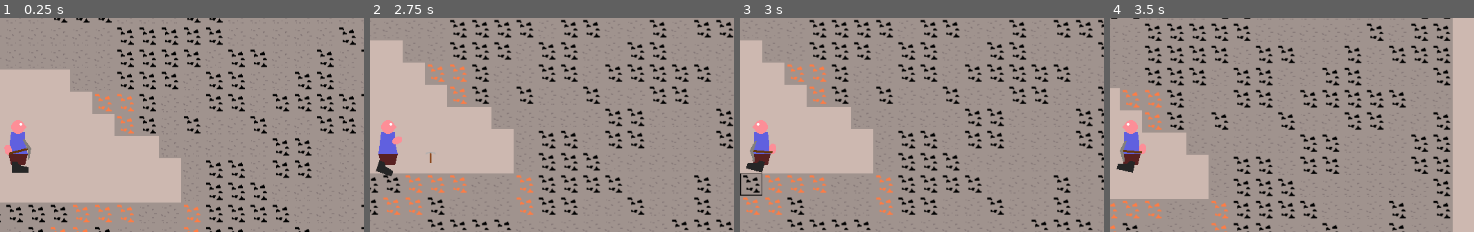
Above: before the commit, frames 1-4 (left to right).
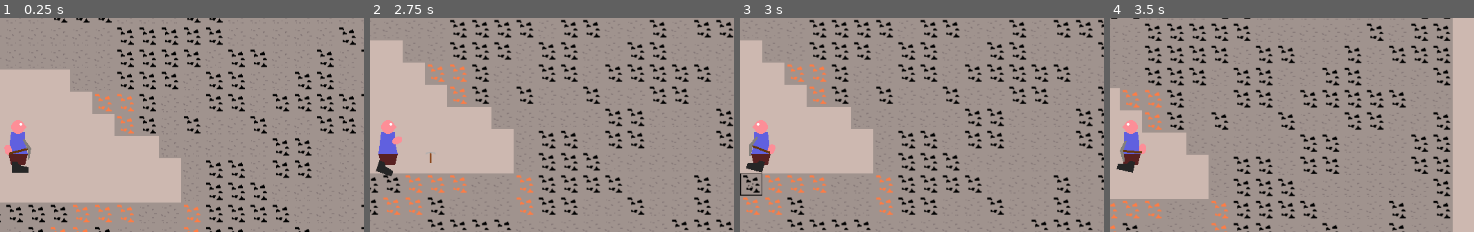
Above: after the commit, the same moments.

Repository: Griiimon/2D-Mining-Sandbox
Game: Godot game, scene res://scenes/test_game.tscn
Same seed, same stepped clock (60 frames per second), same inputs: the game is played once before the commit and once after it.
Inputs (mouse positions are % of the whole screen's width and height, from its top left):
- Up to frame 1 (0.25 s): no input
- Up to frame 2 (2.75 s): move the mouse to (69, 42) at 0.52 s; hold D (right) 0.53-2.03 s; tap X (drop_item) at 0.6 s; click (69, 42) at 0.67 s; tap Up (jump) at 0.77, 1.52 s; move the mouse to (23, 53) at 1.27 s; tap F (interact) at 1.35 s; move the mouse to (56, 24) at 2.02 s; hold A (left) from 2.03 s (still down); tap E (next_hotbar_item) at 2.1 s
- Up to frame 3 (3 s): move the mouse to (40, 69) at 2.77 s; release A (left) at 2.78 s; hold D (right) from 2.78 s (still down); tap Q (previous_hotbar_item) at 2.85 s; click (40, 69) at 2.92 s
- Up to frame 4 (3.5 s): keep holding D (right); tap Up (jump) at 3.02 s
The pictures show only the part of the screen within x 42-92%, y 17-67%; the shares and areas given below are measured in that part.

Frames 1-2 are identical in both runs. In frame 3, 0.3% of the frame differs, in the area x 2-10%, y 55-80%; in frame 4, nothing differs.
Error before the commit: Assertion failed. (res://scripts/autoloads/data_manager.gd:28)

Commit message:
fixed broken resources

Diff:
--- a/resources/blocks/coal.tres
+++ /dev/null
@@ -1,16 +0,0 @@
-[gd_resource type="Resource" script_class="Block" load_steps=5 format=3 uid="uid://bkhtok35reseh"]
-
-[ext_resource type="Resource" uid="uid://nf0hhc0e33eu" path="res://resources/items/coal.tres" id="1_ef0kh"]
-[ext_resource type="Script" path="res://scripts/resources/block.gd" id="2_cced1"]
-[ext_resource type="Resource" uid="uid://sq7bx4hrpblf" path="res://resources/tags/ore_blocks.tres" id="3_gy7hy"]
-[ext_resource type="Texture2D" uid="uid://cscruo81ch07t" path="res://textures/blocks/coal.png" id="3_m6rw7"]
-
-[resource]
-script = ExtResource("2_cced1")
-name = "coal"
-texture = ExtResource("3_m6rw7")
-drop = ExtResource("1_ef0kh")
-hardness = 1.5
-has_collision = true
-tags = Array[Resource("res://scripts/tag.gd")]([ExtResource("3_gy7hy")])
-particle_color = Color(0.0588235, 0.0588235, 0.0588235, 1)
--- /dev/null
+++ b/resources/blocks/coal_block.tres
@@ -0,0 +1,16 @@
+[gd_resource type="Resource" script_class="Block" load_steps=5 format=3 uid="uid://d12w8mbqpsyov"]
+
+[ext_resource type="Resource" uid="uid://dvmim47wemg41" path="res://resources/items/coal_ore.tres" id="1_bwrjo"]
+[ext_resource type="Script" path="res://scripts/resources/block.gd" id="2_u4sw1"]
+[ext_resource type="Resource" uid="uid://sq7bx4hrpblf" path="res://resources/tags/ore_blocks.tres" id="3_xt5gp"]
+[ext_resource type="Texture2D" uid="uid://cscruo81ch07t" path="res://textures/blocks/coal.png" id="4_5554y"]
+
+[resource]
+script = ExtResource("2_u4sw1")
+name = "coal"
+texture = ExtResource("4_5554y")
+drop = ExtResource("1_bwrjo")
+hardness = 1.0
+has_collision = true
+tags = Array[Resource("res://scripts/resources/tag.gd")]([ExtResource("3_xt5gp")])
+particle_color = Color(0, 0, 0, 1)
--- a/resources/blocks/iron.tres
+++ /dev/null
@@ -1,16 +0,0 @@
-[gd_resource type="Resource" script_class="Block" load_steps=5 format=3 uid="uid://7sbry1ffu8a3"]
-
-[ext_resource type="Resource" uid="uid://btas3fdf5k1ee" path="res://resources/items/iron.tres" id="1_in4tr"]
-[ext_resource type="Script" path="res://scripts/resources/block.gd" id="2_nuwle"]
-[ext_resource type="Texture2D" uid="uid://fqjuupebpt0x" path="res://textures/blocks/iron.png" id="3_5p7tp"]
-[ext_resource type="Resource" uid="uid://sq7bx4hrpblf" path="res://resources/tags/ore_blocks.tres" id="3_07g7r"]
-
-[resource]
-script = ExtResource("2_nuwle")
-name = "iron"
-texture = ExtResource("3_5p7tp")
-drop = ExtResource("1_in4tr")
-hardness = 2.0
-has_collision = true
-tags = Array[Resource("res://scripts/tag.gd")]([ExtResource("3_07g7r")])
-particle_color = Color(0.717647, 0.419608, 0.301961, 1)
--- /dev/null
+++ b/resources/blocks/iron_block.tres
@@ -0,0 +1,16 @@
+[gd_resource type="Resource" script_class="Block" load_steps=5 format=3 uid="uid://obgjml6tlfcn"]
+
+[ext_resource type="Resource" uid="uid://dxr48tuivsyc2" path="res://resources/items/iron_ore.tres" id="1_4enba"]
+[ext_resource type="Script" path="res://scripts/resources/block.gd" id="2_62qvc"]
+[ext_resource type="Resource" uid="uid://sq7bx4hrpblf" path="res://resources/tags/ore_blocks.tres" id="3_8ggku"]
+[ext_resource type="Texture2D" uid="uid://fqjuupebpt0x" path="res://textures/blocks/iron.png" id="4_2qug3"]
+
+[resource]
+script = ExtResource("2_62qvc")
+name = "iron"
+texture = ExtResource("4_2qug3")
+drop = ExtResource("1_4enba")
+hardness = 1.5
+has_collision = true
+tags = Array[Resource("res://scripts/resources/tag.gd")]([ExtResource("3_8ggku")])
+particle_color = Color(0, 0, 0, 1)
--- a/resources/blocks/stone.tres
+++ /dev/null
@@ -1,15 +0,0 @@
-[gd_resource type="Resource" script_class="Block" load_steps=4 format=3 uid="uid://cnvsg8n2bvoii"]
-
-[ext_resource type="Script" path="res://scripts/resources/block.gd" id="1_2kmga"]
-[ext_resource type="Resource" uid="uid://de0gco3gyqye8" path="res://resources/items/stone.tres" id="1_yea73"]
-[ext_resource type="Texture2D" uid="uid://dc3wjicuyfidk" path="res://textures/blocks/stone.png" id="3_dle50"]
-
-[resource]
-script = ExtResource("1_2kmga")
-name = "stone"
-texture = ExtResource("3_dle50")
-drop = ExtResource("1_yea73")
-hardness = 1.0
-has_collision = true
-tags = Array[Resource("res://scripts/tag.gd")]([])
-particle_color = Color(0.337255, 0.337255, 0.337255, 1)
--- /dev/null
+++ b/resources/blocks/stone_block.tres
@@ -0,0 +1,15 @@
+[gd_resource type="Resource" script_class="Block" load_steps=4 format=3 uid="uid://bv3qfie2av8dh"]
+
+[ext_resource type="Resource" uid="uid://jkfdi3kaaiof" path="res://resources/items/stone.tres" id="1_4h8do"]
+[ext_resource type="Script" path="res://scripts/resources/block.gd" id="2_owwp6"]
+[ext_resource type="Texture2D" uid="uid://dc3wjicuyfidk" path="res://textures/blocks/stone.png" id="3_b4p7d"]
+
+[resource]
+script = ExtResource("2_owwp6")
+name = "stone"
+texture = ExtResource("3_b4p7d")
+drop = ExtResource("1_4h8do")
+hardness = 0.5
+has_collision = true
+tags = Array[Resource("res://scripts/resources/tag.gd")]([])
+particle_color = Color(0, 0, 0, 1)
--- a/resources/items/coal.tres
+++ /dev/null
@@ -1,13 +0,0 @@
-[gd_resource type="Resource" script_class="Item" load_steps=4 format=3 uid="uid://nf0hhc0e33eu"]
-
-[ext_resource type="Script" path="res://scripts/resources/item.gd" id="1_7s7pk"]
-[ext_resource type="Resource" uid="uid://f3gfebet4jby" path="res://resources/tags/ores.tres" id="2_6lwuu"]
-[ext_resource type="Texture2D" uid="uid://7vys5sdr1ckv" path="res://textures/items/coal.png" id="2_25ptf"]
-
-[resource]
-script = ExtResource("1_7s7pk")
-name = "coal"
-texture = ExtResource("2_25ptf")
-can_stack = true
-tags = Array[Resource("res://scripts/tag.gd")]([ExtResource("2_6lwuu")])
-fuel_value = 5.0
--- /dev/null
+++ b/resources/items/coal_ore.tres
@@ -0,0 +1,13 @@
+[gd_resource type="Resource" script_class="Item" load_steps=4 format=3 uid="uid://dvmim47wemg41"]
+
+[ext_resource type="Script" path="res://scripts/resources/item.gd" id="1_x0nph"]
+[ext_resource type="Resource" uid="uid://f3gfebet4jby" path="res://resources/tags/ores.tres" id="2_pvgap"]
+[ext_resource type="Texture2D" uid="uid://7vys5sdr1ckv" path="res://textures/items/coal.png" id="3_xlmvy"]
+
+[resource]
+script = ExtResource("1_x0nph")
+name = "coal"
+texture = ExtResource("3_xlmvy")
+can_stack = true
+tags = Array[Resource("res://scripts/resources/tag.gd")]([ExtResource("2_pvgap")])
+fuel_value = 5.0
--- a/resources/items/iron.tres
+++ /dev/null
@@ -1,13 +0,0 @@
-[gd_resource type="Resource" script_class="Item" load_steps=4 format=3 uid="uid://btas3fdf5k1ee"]
-
-[ext_resource type="Script" path="res://scripts/resources/item.gd" id="1_26ueg"]
-[ext_resource type="Resource" uid="uid://f3gfebet4jby" path="res://resources/tags/ores.tres" id="2_rdmc6"]
-[ext_resource type="Texture2D" uid="uid://beccfyj6t28ha" path="res://textures/items/iron.png" id="3_w5rdj"]
-
-[resource]
-script = ExtResource("1_26ueg")
-name = "iron"
-texture = ExtResource("3_w5rdj")
-can_stack = true
-tags = Array[Resource("res://scripts/tag.gd")]([ExtResource("2_rdmc6")])
-fuel_value = 0.0
--- a/resources/items/iron_ingot.tres
+++ b/resources/items/iron_ingot.tres
@@ -8,5 +8,5 @@
 name = "iron ingot"
 texture = ExtResource("2_3is5q")
 can_stack = true
-tags = Array[Resource("res://scripts/tag.gd")]([])
+tags = Array[Resource("res://scripts/resources/tag.gd")]([])
 fuel_value = 0.0
--- /dev/null
+++ b/resources/items/iron_ore.tres
@@ -0,0 +1,13 @@
+[gd_resource type="Resource" script_class="Item" load_steps=4 format=3 uid="uid://dxr48tuivsyc2"]
+
+[ext_resource type="Script" path="res://scripts/resources/item.gd" id="1_26ueg"]
+[ext_resource type="Resource" uid="uid://f3gfebet4jby" path="res://resources/tags/ores.tres" id="2_pnluo"]
+[ext_resource type="Texture2D" uid="uid://beccfyj6t28ha" path="res://textures/items/iron.png" id="3_42i5d"]
+
+[resource]
+script = ExtResource("1_26ueg")
+name = "coal"
+texture = ExtResource("3_42i5d")
+can_stack = true
+tags = Array[Resource("res://scripts/resources/tag.gd")]([ExtResource("2_pnluo")])
+fuel_value = 0.0
--- a/resources/items/stone.tres
+++ b/resources/items/stone.tres
@@ -1,11 +1,10 @@
-[gd_resource type="Resource" script_class="Item" load_steps=3 format=3 uid="uid://de0gco3gyqye8"]
+[gd_resource type="Resource" script_class="Item" load_steps=2 format=3 uid="uid://jkfdi3kaaiof"]
 
-[ext_resource type="Script" path="res://scripts/resources/item.gd" id="1_v8rf4"]
-[ext_resource type="Texture2D" uid="uid://c0ugvpklexp2x" path="res://textures/items/stone.png" id="2_yxcum"]
+[ext_resource type="Script" path="res://scripts/resources/item.gd" id="1_jcmka"]
 
 [resource]
-script = ExtResource("1_v8rf4")
-name = "stone"
-texture = ExtResource("2_yxcum")
+script = ExtResource("1_jcmka")
+name = ""
 can_stack = true
+tags = Array[Resource("res://scripts/resources/tag.gd")]([])
 fuel_value = 0.0
--- a/resources/recipes/furnace/iron.tres
+++ /dev/null
@@ -1,12 +0,0 @@
-[gd_resource type="Resource" script_class="FurnaceRecipe" load_steps=4 format=3 uid="uid://io0ldchdiv58"]
-
-[ext_resource type="Script" path="res://scripts/resources/furnace_recipe.gd" id="1_75qwj"]
-[ext_resource type="Resource" uid="uid://btas3fdf5k1ee" path="res://resources/items/iron.tres" id="1_i3qyu"]
-[ext_resource type="Resource" uid="uid://oqe7qke8pmim" path="res://resources/items/iron_ingot.tres" id="2_yourc"]
-
-[resource]
-script = ExtResource("1_75qwj")
-ingredient = ExtResource("1_i3qyu")
-product = ExtResource("2_yourc")
-required_fuel = 1.0
-duration = 5.0
--- /dev/null
+++ b/resources/recipes/furnace/iron_furnace_recipe.tres
@@ -0,0 +1,12 @@
+[gd_resource type="Resource" script_class="FurnaceRecipe" load_steps=4 format=3 uid="uid://dbtjmnql1g3ru"]
+
+[ext_resource type="Script" path="res://scripts/resources/furnace_recipe.gd" id="1_1spjk"]
+[ext_resource type="Resource" uid="uid://dxr48tuivsyc2" path="res://resources/items/iron_ore.tres" id="1_oayur"]
+[ext_resource type="Resource" uid="uid://bhhsycxt24sle" path="res://resources/items/iron_ingot.tres" id="2_p5dhv"]
+
+[resource]
+script = ExtResource("1_1spjk")
+ingredient = ExtResource("1_oayur")
+product = ExtResource("2_p5dhv")
+required_fuel = 1.0
+duration = 2.0
--- a/scripts/autoloads/data_manager.gd
+++ b/scripts/autoloads/data_manager.gd
@@ -7,6 +7,9 @@
 
 func _init():
 	load_resource_folder_into_array("res://resources/blocks", blocks)
+
+	if Engine.is_editor_hint(): return
+
 	load_resource_folder_into_dictionary("res://resources/recipes/furnace", furnace_recipes, "ingredient")
 
 
Not shown: 1 places in resources/items/iron_ingot.tres that only renumber resources
